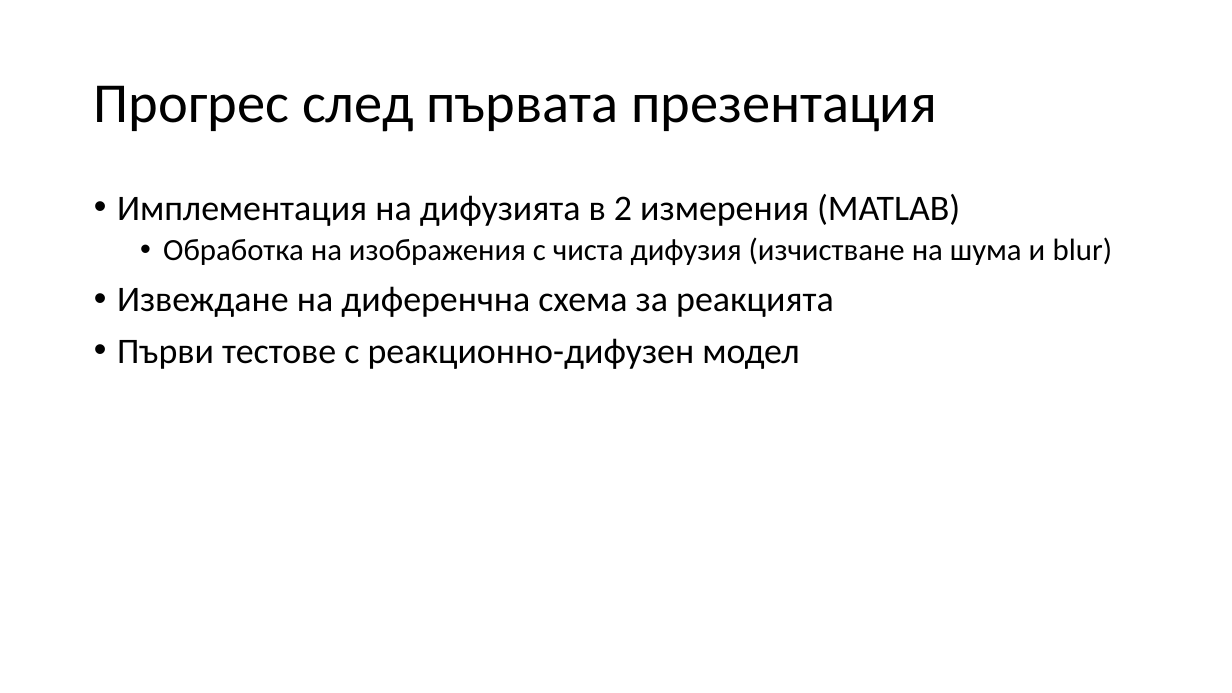
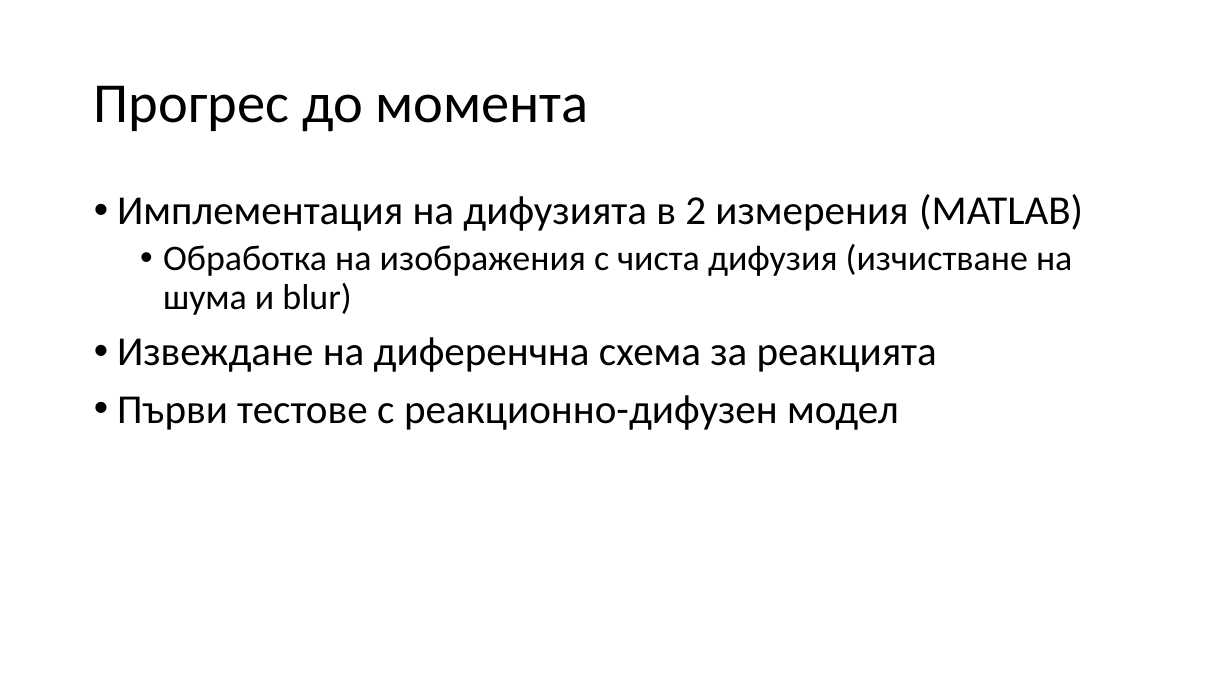
Before and after one commit to castrowilde/pmmrp, a slide deck: slide 4 of Presentation2.pptx. Drawn at 1232x693 pixels with LibreOffice and Linux fonts; fonts in the diff are those of the drawing. Boxes give left, top, right and bottom in pixels: in the first picture for what was removed or moved away, otherwise in the second. Text is boxed around its words. In the diff, an @@ line names an element or a change of style, - is before the commit and + after.

Commit message:
update втора презентация

```diff
--- a/Presentation2.pptx
+++ b/Presentation2.pptx
@@ title at box(94, 85, 589, 132): text changed @@
-Прогрес след първата презентация
+Прогрес до момента
@@ text "Имплементация на дифузията в 2 ..." at box(117, 194, 1083, 430): size 28 to 32 pt in "Имплементация на дифузията в 2 измерения (MATLAB)", "Извеждане на диференчна схема за реакцията", "Първи тестове с реакционно-дифузен модел"; size 24 to 28 pt in "Обработка на изображения с чиста дифузия (изчистване ..." @@
```
Also in this commit, not shown: 2 other slides changed.
